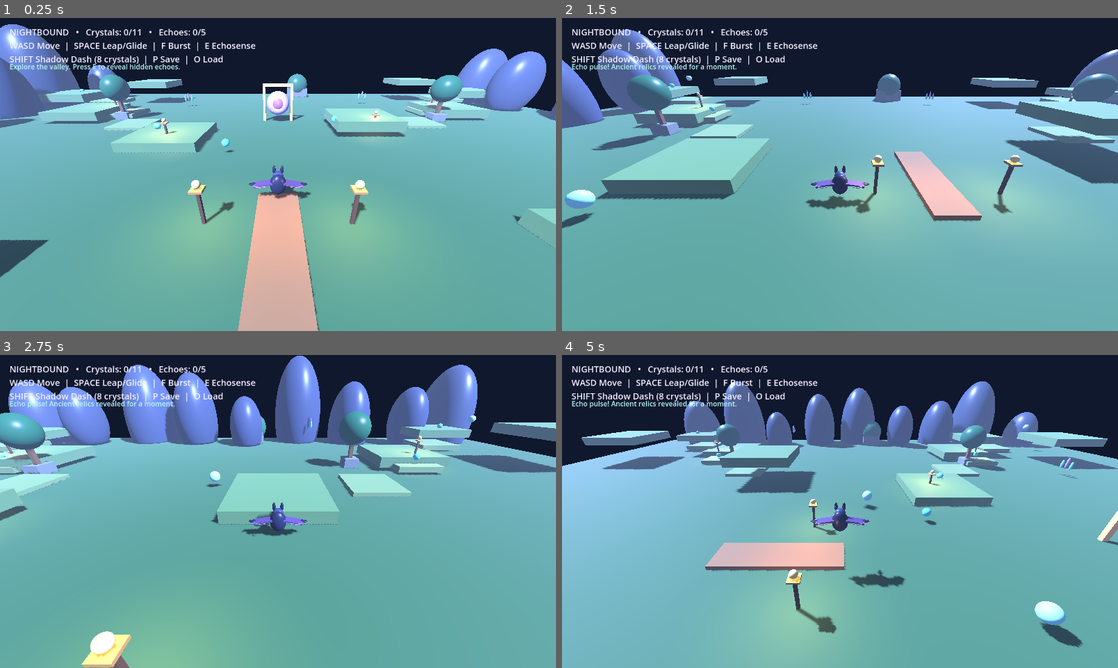
Above: before the commit, frames 1-4 (two rows, left to right).
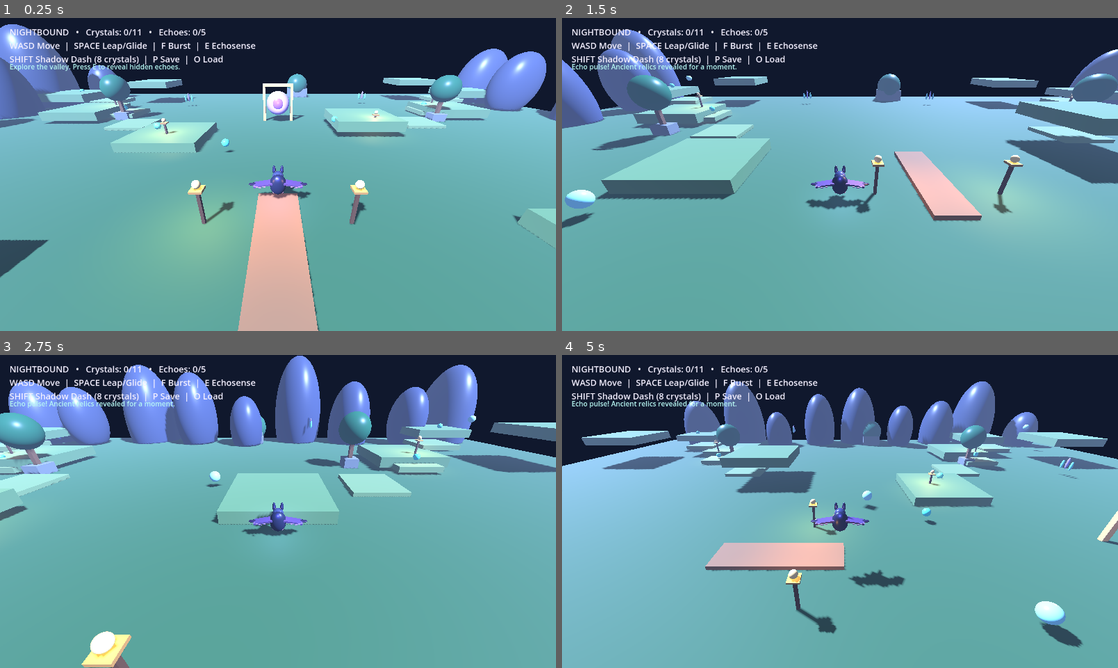
Above: after the commit, the same moments.

Repository: Dynamon91/nightbound
Game: Godot game, scene res://scenes/main.tscn
The game is run twice, just before and just after one commit, with the same random seed, the same clock (stepped at 60 frames per second) and the same inputs.
Inputs:
- Up to frame 1 (0.25 s): no input
- Up to frame 2 (1.5 s): tap E (echosense) at 0.5, 1.35 s; hold D (move_right) 0.53-1.28 s; hold F (burst) 0.53-1.28 s; tap Space (jump) at 0.77 s; hold S (move_back) from 1.28 s (still down)
- Up to frame 3 (2.75 s): tap Space (jump) at 1.52 s; release S (move_back) at 2.03 s; hold D (move_right) from 2.03 s (still down); hold Shift (shadow_dash) from 2.03 s (still down)
- Up to frame 4 (5 s): release D (move_right) at 2.78 s; release Shift (shadow_dash) at 2.78 s; hold W (move_forward) 2.78-3.53 s; tap F (burst) at 2.85 s; tap Space (jump) at 3.02, 3.77, 4.52 s; hold A (move_left) from 3.53 s (still down); tap E (echosense) at 3.6 s; tap Shift (shadow_dash) at 4.35 s

The runs differ from the first frame. In frame 1, 1.7% of the frame differs, in the area x 47-70%, y 47-79%; in frame 2, 0.8%; in frame 3, 1.7%; in frame 4, 2.2%, in the area x 36-58%, y 47-97%.

Commit message:
art: refine bat character with chest tuft, feet, and rim lighting

Diff:
--- a/scripts/main.gd
+++ b/scripts/main.gd
@@ -215,6 +215,24 @@
 			var spar := add_box(player, Vector3(side * (0.78 + finger * 0.22), 0.18, 0.20 + finger * 0.08), Vector3(0.58, 0.045, 0.045), Color("#8a6da2"))
 			spar.rotation.y = side * (0.18 + finger * 0.12)
 	add_sphere(player, Vector3(0, 0.45, -0.79), 0.16, Color("#c6b5d9"))
+	# Chest tuft and feet give the silhouette a more character-like, finished read.
+	for tuft in range(3):
+		var fur := add_sphere(player, Vector3((float(tuft) - 1.0) * 0.13, 0.05 - float(tuft % 2) * 0.08, -0.48), 0.12, Color("#82739f"))
+		fur.scale = Vector3(0.7, 1.25, 0.65)
+	for side in [-1.0, 1.0]:
+		var foot := add_sphere(player, Vector3(side * 0.22, -0.43, -0.12), 0.14, Color("#b77a86"))
+		foot.scale = Vector3(1.0, 0.55, 1.35)
+		# Three tiny toe tips add a readable bat-like foot shape.
+		for toe in range(3):
+			var claw := add_sphere(player, Vector3(side * 0.22 + (float(toe) - 1.0) * 0.09, -0.47, -0.25), 0.045, Color("#e0c6d0"))
+			claw.scale = Vector3(0.75, 0.65, 1.2)
+	# Soft rim lighting separates the dark character from the night scene.
+	var rim := OmniLight3D.new()
+	rim.position = Vector3(0, 0.7, 0.3)
+	rim.light_color = Color("#8f83ff")
+	rim.light_energy = 0.65
+	rim.omni_range = 4.0
+	player.add_child(rim)
 
 func build_camera() -> void:
 	camera = Camera3D.new()
